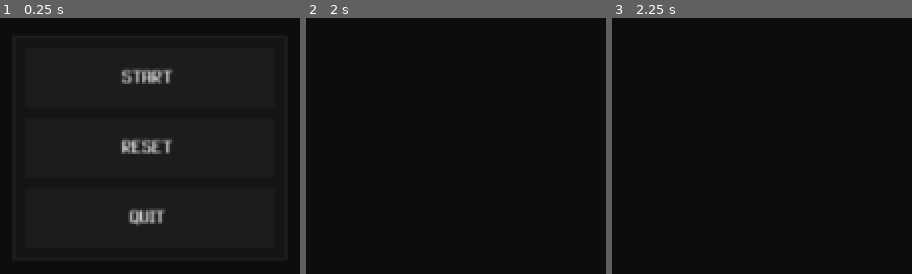
Above: before the commit, frames 1-3 (left to right).
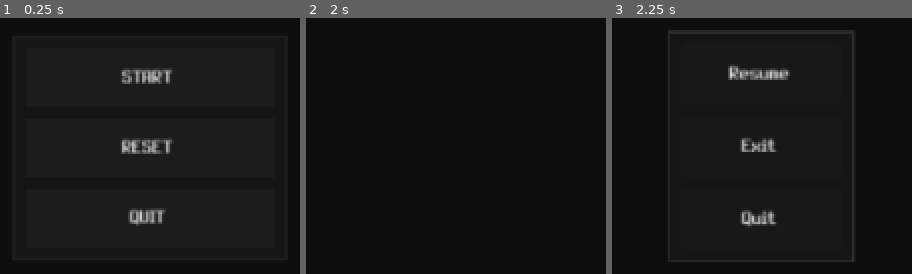
Above: after the commit, the same moments.

Repository: refrka/RPG-11
Game: Godot game, scene res://root.tscn
Two runs of this game, one before a commit and one after it. Both use one fixed random seed, a clock stepped at 60 frames per second and the inputs below.
Inputs:
- Up to frame 1 (0.25 s): no input
- Up to frame 2 (2 s): click "START" at 0.5 s; tap Enter at 1.25 s
- Up to frame 3 (2.25 s): tap Space at 2 s; hold Escape (back) from 2.03 s (still down)

Frames 1-2 are identical in both runs. In frame 3, 3.8% of the frame differs, in the area x 18-81%, y 4-96%.

Commit message:
GameMenu. Fumbling around with inot overengineering, trying to utilize Godot's built in input filtering + some of my own

Diff:
--- a/main/autoloads/Data.gd
+++ b/main/autoloads/Data.gd
@@ -16,6 +16,8 @@
 
 
 func _ready() -> void:
+
+	process_mode = PROCESS_MODE_ALWAYS
 
 	_load_current_save_file()
 
--- a/main/autoloads/Game.gd
+++ b/main/autoloads/Game.gd
@@ -17,6 +17,13 @@
 }
 
 var game_state: GameState
+
+
+
+
+func _ready() -> void:
+
+	process_mode = PROCESS_MODE_ALWAYS
 
 
 
@@ -47,9 +54,9 @@
 
 
 ## Pause/unpause the game.
-func set_pause_state(_state: bool) -> void:
+func set_pause_state(state: bool) -> void:
 
-	pass
+	get_tree().paused = state
 
 
 
--- /dev/null
+++ b/main/autoloads/Inputs.gd
@@ -0,0 +1,10 @@
+extends Node
+
+
+
+
+
+
+func _ready() -> void:
+
+	process_mode = PROCESS_MODE_ALWAYS
--- a/main/autoloads/Scenes.gd
+++ b/main/autoloads/Scenes.gd
@@ -13,6 +13,8 @@
 
 func _ready() -> void:
 
+	process_mode = PROCESS_MODE_ALWAYS
+
 	get_tree().node_added.connect(_on_node_added_to_tree)
 
 	var scenes = get_tree().get_nodes_in_group("scene")
@@ -25,8 +27,6 @@
 
 
 func load_scene(scene_script: Script) -> Node:
-
-	print("loading ", scene_script)
 
 	var scene = get_scene(scene_script)
 
@@ -53,6 +53,8 @@
 func _register_scene(scene: Node) -> void:
 
 	_scene_registry[scene.get_script()] = scene
+
+	scene.hide()
 
 
 
--- a/main/location.gd
+++ b/main/location.gd
@@ -1,7 +1,4 @@
 class_name Location extends Node2D
-
-
-
 
 
 
@@ -17,7 +14,7 @@
 
 func _open() -> void:
 
-	print("location open")
+	pass
 
 
 
--- /dev/null
+++ b/main/ui/game_menu.gd
@@ -0,0 +1,62 @@
+class_name GameMenu extends MarginContainer
+
+
+
+@export var resume_button: Button
+
+@export var exit_button: Button
+
+@export var quit_button: Button
+
+
+
+
+func _ready() -> void:
+
+	resume_button.pressed.connect(_on_resume_pressed)
+
+	exit_button.pressed.connect(_on_exit_pressed)
+
+	quit_button.pressed.connect(_on_quit_pressed)
+
+
+
+func _toggle_visible() -> void:
+
+	visible = not visible
+
+
+
+
+
+func _on_resume_pressed() -> void:
+
+	_toggle_visible()
+
+
+
+func _on_exit_pressed() -> void:
+
+	Game.exit()
+
+
+
+func _on_quit_pressed() -> void:
+
+	Game.quit()
+
+
+
+
+
+func _unhandled_input(event: InputEvent) -> void:
+
+	if event.is_action_pressed("back"):
+
+		match Game.game_state:
+
+			Game.GameState.GAME_ACTIVE:
+
+				_toggle_visible()
+
+				get_viewport().set_input_as_handled()
--- /dev/null
+++ b/main/ui/game_menu.tscn
@@ -0,0 +1,46 @@
+[gd_scene format=3 uid="uid://cj5ekwd1glefl"]
+
+[ext_resource type="Script" uid="uid://cflsbom3b23fs" path="res://main/ui/game_menu.gd" id="1_k8cyd"]
+
+[node name="GameMenu" type="MarginContainer" unique_id=543880626 node_paths=PackedStringArray("resume_button", "exit_button", "quit_button") groups=["scene"]]
+process_mode = 3
+anchors_preset = 15
+anchor_right = 1.0
+anchor_bottom = 1.0
+grow_horizontal = 2
+grow_vertical = 2
+script = ExtResource("1_k8cyd")
+resume_button = NodePath("PanelContainer/MarginContainer/VBoxContainer/ResumeButton")
+exit_button = NodePath("PanelContainer/MarginContainer/VBoxContainer/ExitButton")
+quit_button = NodePath("PanelContainer/MarginContainer/VBoxContainer/QuitButton")
+
+[node name="PanelContainer" type="PanelContainer" parent="." unique_id=1403597922]
+layout_mode = 2
+size_flags_horizontal = 4
+size_flags_vertical = 4
+theme_type_variation = &"GameMenuPanel"
+
+[node name="MarginContainer" type="MarginContainer" parent="PanelContainer" unique_id=1114801561]
+layout_mode = 2
+theme_override_constants/margin_left = 4
+theme_override_constants/margin_top = 4
+theme_override_constants/margin_right = 4
+theme_override_constants/margin_bottom = 4
+
+[node name="VBoxContainer" type="VBoxContainer" parent="PanelContainer/MarginContainer" unique_id=433396206]
+layout_mode = 2
+
+[node name="ResumeButton" type="Button" parent="PanelContainer/MarginContainer/VBoxContainer" unique_id=302932115]
+custom_minimum_size = Vector2(65, 25)
+layout_mode = 2
+text = "Resume"
+
+[node name="ExitButton" type="Button" parent="PanelContainer/MarginContainer/VBoxContainer" unique_id=1039213529]
+custom_minimum_size = Vector2(65, 25)
+layout_mode = 2
+text = "Exit"
+
+[node name="QuitButton" type="Button" parent="PanelContainer/MarginContainer/VBoxContainer" unique_id=2053651215]
+custom_minimum_size = Vector2(65, 25)
+layout_mode = 2
+text = "Quit"
--- a/main/ui/main_menu.gd
+++ b/main/ui/main_menu.gd
@@ -44,8 +44,17 @@
 
 func _close() -> void:
 
-	print("main menu close")
+	pass
 
+
+
+
+
+func _unhandled_input(event: InputEvent) -> void:
+
+	if event.is_action_pressed("back"):
+
+		print("MainMenu back")
 
 
 
--- a/project.godot
+++ b/project.godot
@@ -20,6 +20,7 @@
 Game="*uid://c3vij8eqan41d"
 Scenes="*uid://bydgrtfufbowh"
 Data="*uid://13qnbhjalbke"
+Inputs="*uid://xumvqrmspwx5"
 
 [display]
 
@@ -45,6 +46,36 @@
 "events": [Object(InputEventKey,"resource_local_to_scene":false,"resource_name":"","device":-1,"window_id":0,"alt_press …(195 unchanged characters)…
 ]
 }
+move_left={
+"deadzone": 0.2,
+"events": [Object(InputEventKey,"resource_local_to_scene":false,"resource_name":"","device":-1,"window_id":0,"alt_pressed":false,"shift_pressed":false,"ctrl_pressed":false,"meta_pressed":false,"pressed":false,"keycode":0,"physical_keycode":65,"key_label":0,"unicode":97,"location":0,"echo":false,"script":null)
+]
+}
+move_right={
+"deadzone": 0.2,
+"events": [Object(InputEventKey,"resource_local_to_scene":false,"resource_name":"","device":-1,"window_id":0,"alt_pressed":false,"shift_pressed":false,"ctrl_pressed":false,"meta_pressed":false,"pressed":false,"keycode":0,"physical_keycode":68,"key_label":0,"unicode":100,"location":0,"echo":false,"script":null)
+]
+}
+move_up={
+"deadzone": 0.2,
+"events": [Object(InputEventKey,"resource_local_to_scene":false,"resource_name":"","device":-1,"window_id":0,"alt_pressed":false,"shift_pressed":false,"ctrl_pressed":false,"meta_pressed":false,"pressed":false,"keycode":0,"physical_keycode":87,"key_label":0,"unicode":119,"location":0,"echo":false,"script":null)
+]
+}
+move_down={
+"deadzone": 0.2,
+"events": [Object(InputEventKey,"resource_local_to_scene":false,"resource_name":"","device":-1,"window_id":0,"alt_pressed":false,"shift_pressed":false,"ctrl_pressed":false,"meta_pressed":false,"pressed":false,"keycode":0,"physical_keycode":83,"key_label":0,"unicode":115,"location":0,"echo":false,"script":null)
+]
+}
+game_menu={
+"deadzone": 0.2,
+"events": [Object(InputEventKey,"resource_local_to_scene":false,"resource_name":"","device":-1,"window_id":0,"alt_pressed":false,"shift_pressed":false,"ctrl_pressed":false,"meta_pressed":false,"pressed":false,"keycode":0,"physical_keycode":4194305,"key_label":0,"unicode":0,"location":0,"echo":false,"script":null)
+]
+}
+close_window={
+"deadzone": 0.2,
+"events": [Object(InputEventKey,"resource_local_to_scene":false,"resource_name":"","device":-1,"window_id":0,"alt_pressed":false,"shift_pressed":false,"ctrl_pressed":false,"meta_pressed":false,"pressed":false,"keycode":0,"physical_keycode":4194306,"key_label":0,"unicode":0,"location":0,"echo":false,"script":null)
+]
+}
 
 [physics]
 
--- a/resources/default_theme.tres
+++ b/resources/default_theme.tres
@@ -1,6 +1,14 @@
 [gd_resource type="Theme" format=3 uid="uid://ceg74ogendipk"]
 
 [ext_resource type="FontFile" uid="uid://bdsvnnfimuiq5" path="res://resources/ReplaceTheSun.ttf" id="1_mwhd1"]
+
+[sub_resource type="StyleBoxFlat" id="StyleBoxFlat_aajxx"]
+bg_color = Color(0.08468992, 0.08468992, 0.08468992, 1)
+border_width_left = 1
+border_width_top = 1
+border_width_right = 1
+border_width_bottom = 1
+border_color = Color(0.17641911, 0.17641908, 0.17641908, 1)
 
 [sub_resource type="StyleBoxFlat" id="StyleBoxFlat_2pkyf"]
 content_margin_top = 1.0
@@ -31,6 +39,8 @@
 [resource]
 default_font = ExtResource("1_mwhd1")
 default_font_size = 8
+GameMenuPanel/base_type = &"PanelContainer"
+GameMenuPanel/styles/panel = SubResource("StyleBoxFlat_aajxx")
 MainMenuButton/base_type = &"Button"
 MainMenuButton/styles/hover = SubResource("StyleBoxFlat_2pkyf")
 MainMenuButton/styles/normal = SubResource("StyleBoxFlat_nva1m")
--- a/root.gd
+++ b/root.gd
@@ -1,6 +1,4 @@
 extends Node
-
-
 
 
 
--- a/root.tscn
+++ b/root.tscn
@@ -3,6 +3,7 @@
 [ext_resource type="PackedScene" uid="uid://bv7lxdsqt8eme" path="res://main/ui/main_menu.tscn" id="1_pq8q7"]
 [ext_resource type="Script" uid="uid://bg8qxv3jgqj52" path="res://root.gd" id="1_pyidc"]
 [ext_resource type="PackedScene" uid="uid://cb1m5210n34v" path="res://main/location.tscn" id="2_vvh5c"]
+[ext_resource type="PackedScene" uid="uid://cj5ekwd1glefl" path="res://main/ui/game_menu.tscn" id="5_jnlp7"]
 
 [node name="Root" type="Node" unique_id=1987040066]
 script = ExtResource("1_pyidc")
@@ -26,6 +27,20 @@
 grow_vertical = 2
 color = Color(0.05, 0.05, 0.05, 1)
 
+[node name="MainMenuCanvas" type="CanvasLayer" parent="." unique_id=371336529]
+
+[node name="MainMenuRoot" type="Control" parent="MainMenuCanvas" unique_id=1047276119]
+layout_mode = 3
+anchors_preset = 15
+anchor_right = 1.0
+anchor_bottom = 1.0
+grow_horizontal = 2
+grow_vertical = 2
+mouse_filter = 2
+
+[node name="MainMenu" parent="MainMenuCanvas/MainMenuRoot" unique_id=412125572 instance=ExtResource("1_pq8q7")]
+layout_mode = 1
+
 [node name="WorldCanvas" type="CanvasLayer" parent="." unique_id=997612796]
 
 [node name="World" type="Node2D" parent="WorldCanvas" unique_id=569646966]
@@ -43,9 +58,9 @@
 grow_vertical = 2
 mouse_filter = 2
 
-[node name="MainMenuCanvas" type="CanvasLayer" parent="." unique_id=371336529]
+[node name="WindowCanvas" type="CanvasLayer" parent="." unique_id=1079593132]
 
-[node name="MainMenuRoot" type="Control" parent="MainMenuCanvas" unique_id=1047276119]
+[node name="WindowRoot" type="Control" parent="WindowCanvas" unique_id=453452901]
 layout_mode = 3
 anchors_preset = 15
 anchor_right = 1.0
@@ -54,5 +69,16 @@
 grow_vertical = 2
 mouse_filter = 2
 
-[node name="MainMenu" parent="MainMenuCanvas/MainMenuRoot" unique_id=412125572 instance=ExtResource("1_pq8q7")]
+[node name="GameMenuCanvas" type="CanvasLayer" parent="." unique_id=1447798566]
+
+[node name="GameMenuRoot" type="Control" parent="GameMenuCanvas" unique_id=2048168994]
+layout_mode = 3
+anchors_preset = 15
+anchor_right = 1.0
+anchor_bottom = 1.0
+grow_horizontal = 2
+grow_vertical = 2
+mouse_filter = 2
+
+[node name="GameMenu" parent="GameMenuCanvas/GameMenuRoot" unique_id=543880626 instance=ExtResource("5_jnlp7")]
 layout_mode = 1
Not shown, added: main/autoloads/Inputs.gd.uid
Not shown, added: main/ui/game_menu.gd.uid
